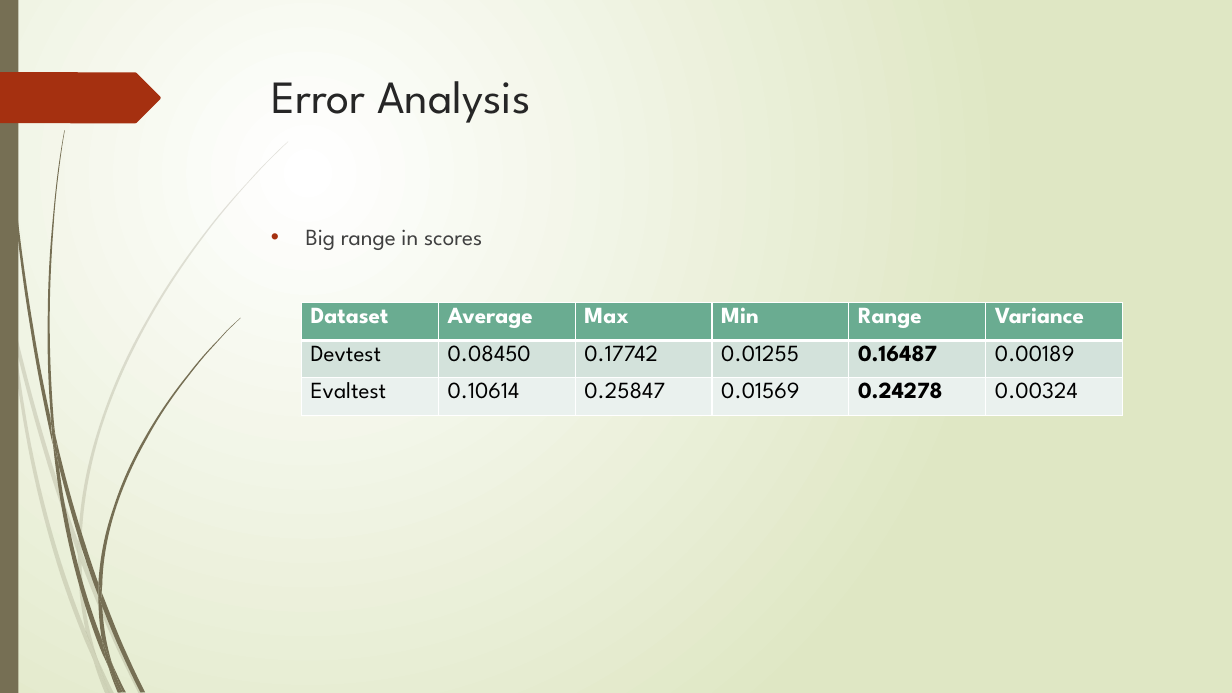
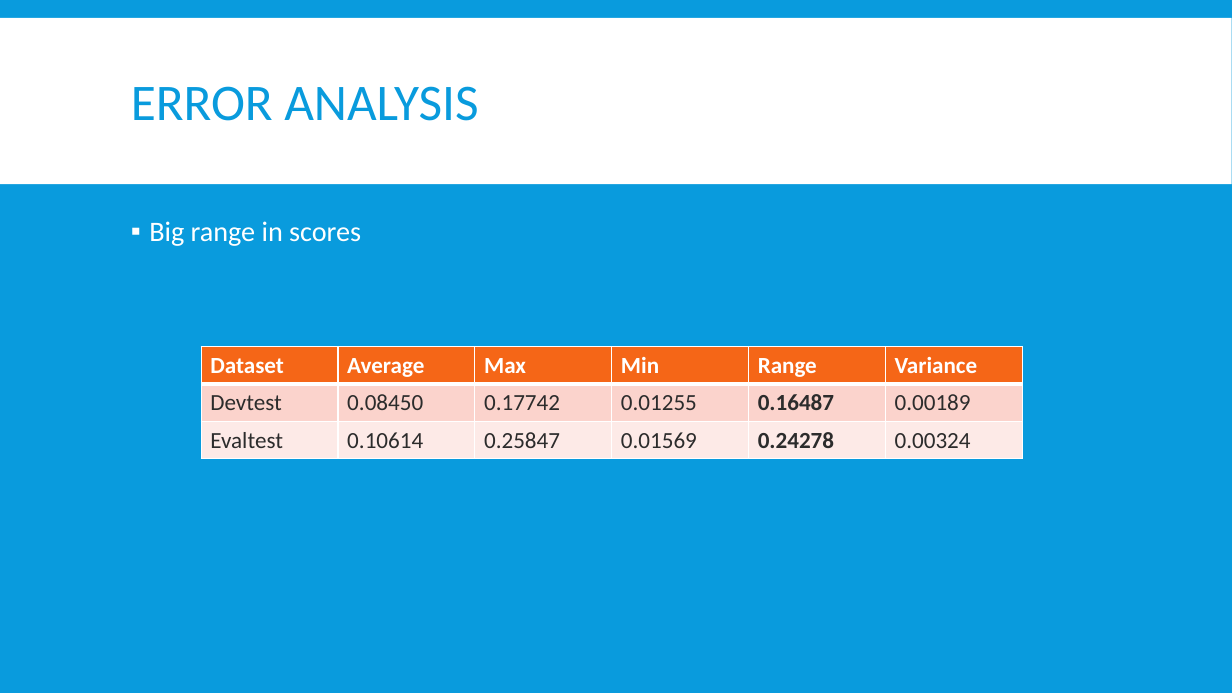
Before and after one commit to Mindful/ling-573, a slide deck: slide 14 of doc/D4_presentation.pptx (slide 15 before the commit). Drawn at 1232x693 pixels with LibreOffice and Linux fonts; fonts in the diff are those of the drawing. Boxes give left, top, right and bottom in pixels: in the first picture for what was removed or moved away, otherwise in the second. Text is boxed around its words. In the diff, an @@ line names an element or a change of style, - is before the commit and + after.

Commit message:
Update D4_presentation.pptx
Changed theme for slides

```diff
--- a/doc/D4_presentation.pptx
+++ b/doc/D4_presentation.pptx
@@ background gradient #FFFFFF to #DFE8C4 to #099BDD @@
@@ rectangle removed at [0,0,18,693] @@
@@ rectangle added at [0,18,1232,184], fill #FFFFFF @@
@@ title "ERROR ANALYSIS" at [131,86,478,121]: vertical alignment top to middle @@
@@ freeform shape removed at [0,72,161,123] @@
@@ title at [131,86,478,121]: text changed; size 36 to 40 pt; font League Spartan to Calibri; text colour #262626 to #099BDD @@
-Error Analysis
+ERROR ANALYSIS
@@ text "Big range in scores": place and size @@
-text "Big range in scores" at [306,229,482,250]
+text "Big range in scores" at [149,221,361,246]
@@ text "Big range in scores" at [149,221,361,246]: size 18 to 22 pt, font League Spartan to Calibri, text colour #404040 to #FFFFFF; bullet • to ▪; line spacing 1 to 0.9; more space between paragraphs; bullet colour #A53010 to #FFFFFF @@
@@ table at [201,347,1022,459] @@
@@ fill #6AAC91 to #F56617 in row 1 @@
@@ fill #D4E3DC to #FBD3CC in row 2 @@
@@ fill #EBF1EE to #FDEAE8 in row 3 @@
@@ font League Spartan to Calibri @@
@@ text colour #000000 to #2C2C2C in "Devtest", "0.08450", "0.17742", "0.01255" and 8 more places @@
@@ table: place and size @@
-table at [301,303,1122,416]
+table at [201,347,1022,459]
@@ group removed at [0,141,288,693]: 10 freeform shapes @@
@@ group removed at [3,0,240,693]: 12 freeform shapes @@
```
Also in this commit, not shown: 20 other slides changed, 1 slide removed.
